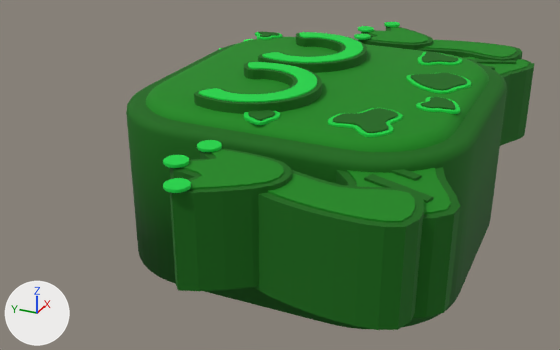
The FBX model assets/skins/roblox/corpo/individual/body_sapo.fbx: old version first, new version second.
Rendered twice from a 50 mm camera at (-8.38, -3.19, 3.8) aimed at (-0.28, 0.46, -0.25). Arrows for +X, +Y and +Z are at lower left; the lights stay in place. The older version comes first. Where no turn or scale is listed for an object, it has been applied to the vertices.

Objects in the first picture: 'body_sapo_corpo'.
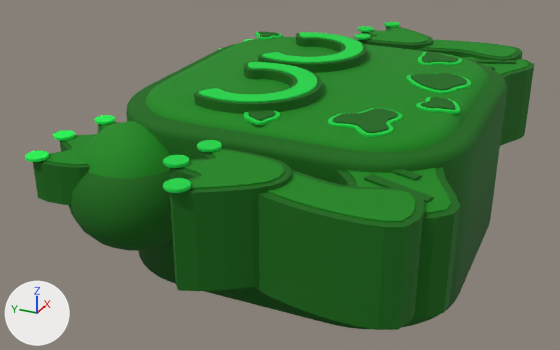
What differs and where, as boxes [x1, y1, x2, y2] in the pictures (560 x 350 px):
'body_sapo_mao_esq', added (green)
    after: [25, 115, 173, 251]

The change in detail:
Mesh me_body_sapo_mao_esq_002 is new.
It has 764 vertices, 1500 faces and spans x -0.75..0.75, y -0.75..1.04, z -0.77..0.65.
It uses material mat_corpo_palette (picture img_corpo_palette_png).
Object 'body_sapo_mao_esq' (ob_body_sapo_mao_esq) is new; it shows me_body_sapo_mao_esq_002.
Its location is (-1.95, 1.45, 0.2).
